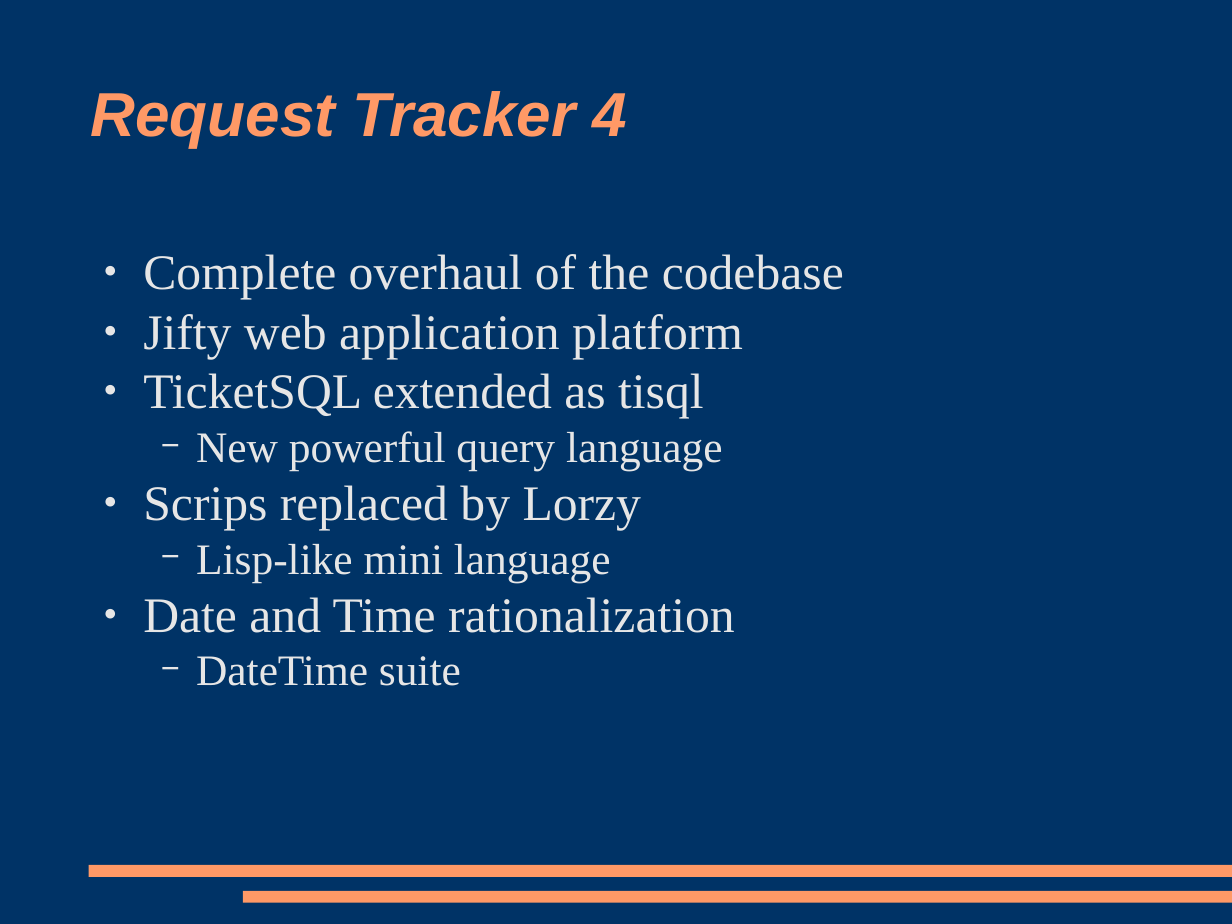
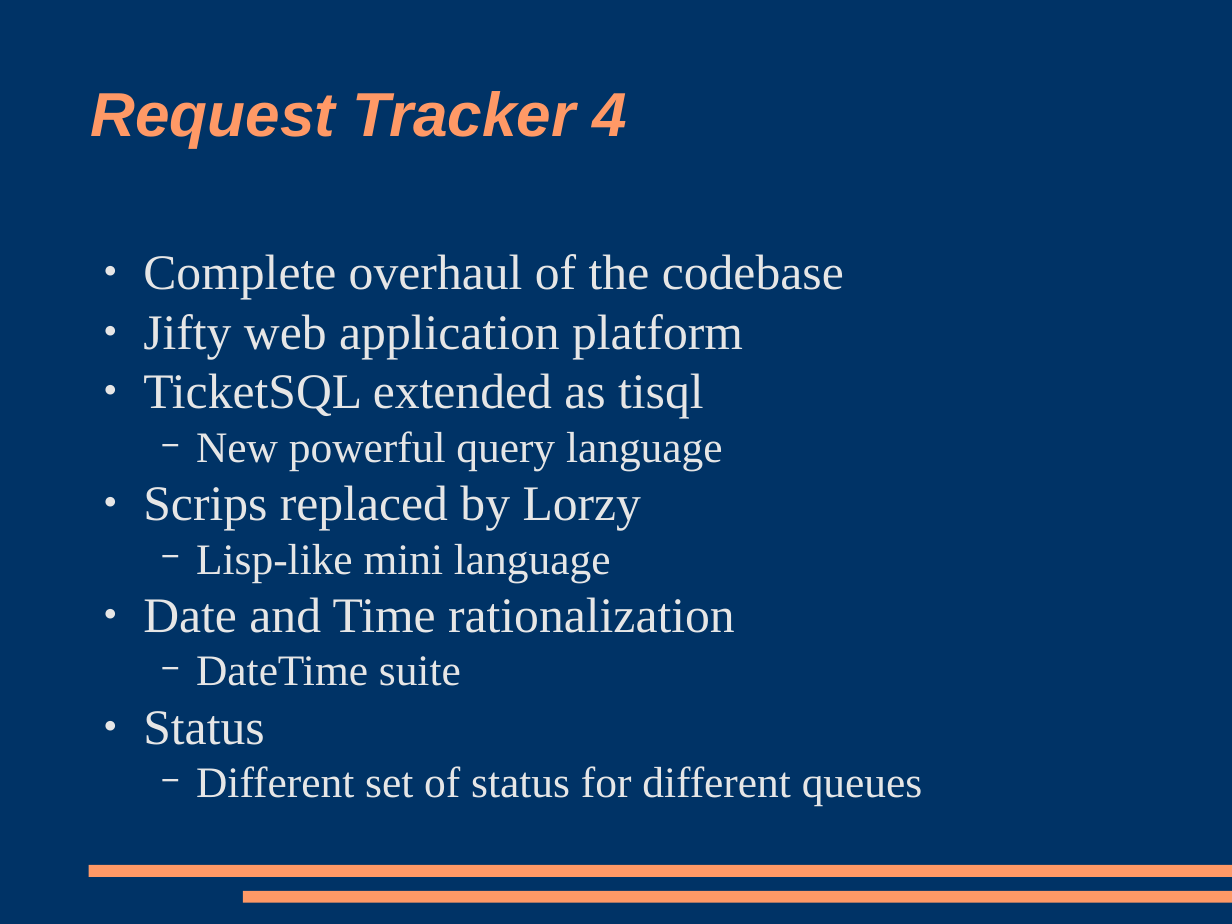
Before and after one commit to racke/Presentations, a slide deck: slide 23 of yapc2009/rt38.odp (slide 21 before the commit). Drawn at 1232x924 pixels with LibreOffice and Linux fonts; fonts in the diff are those of the drawing. Boxes give left, top, right and bottom in pixels: in the first picture for what was removed or moved away, otherwise in the second. Text is boxed around its words. In the diff, an @@ line names an element or a change of style, - is before the commit and + after.

```diff
--- a/yapc2009/rt38.odp
+++ b/yapc2009/rt38.odp
@@ text at [143, 711, 922, 806]: paragraphs added @@
+● Status
+  − Different set of status for different queues
```
Also in this commit, not shown: 7 other slides changed, 3 slides added, 1 slide removed.
